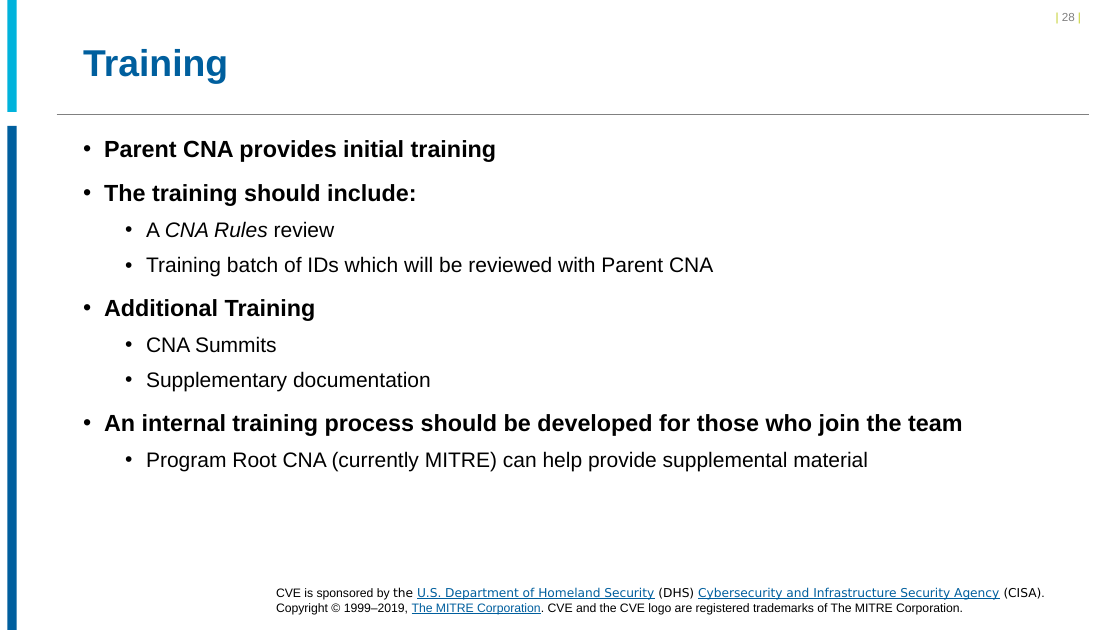
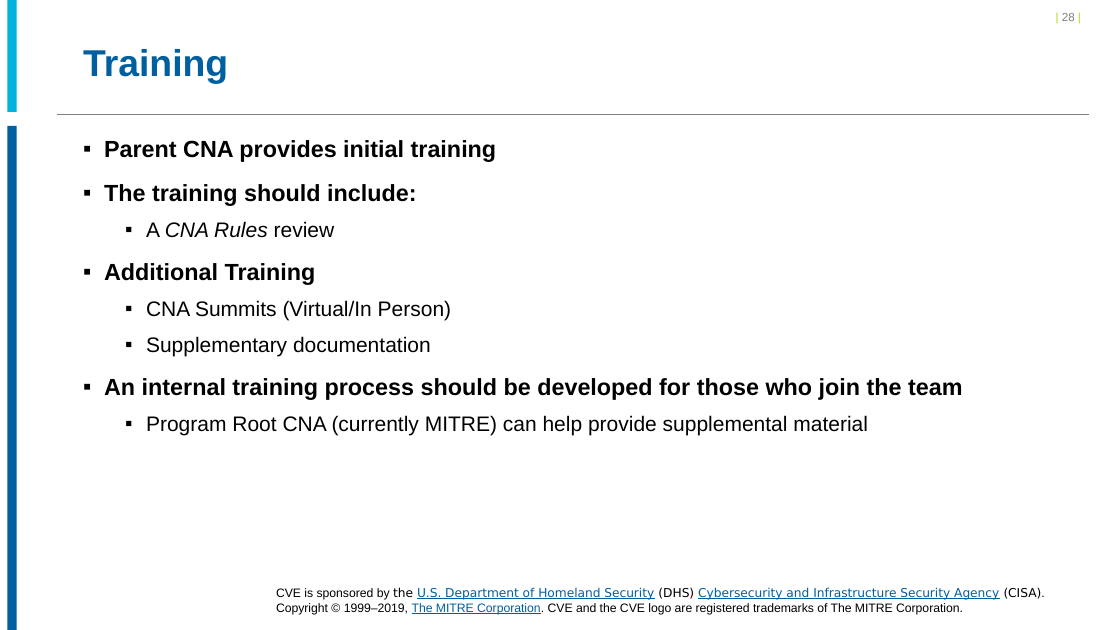
Before and after one commit to CVEProject/cveproject.github.io, a slide deck: slide 28 of docs/cna/Becoming_a_CNA.pptx. Drawn at 1120x630 pixels with LibreOffice and Linux fonts; fonts in the diff are those of the drawing; background and template pictures are left out. Boxes give left, top, right and bottom in pixels: in the first picture for what was removed or moved away, otherwise in the second. Text is boxed around its words. In the diff, an @@ line names an element or a change of style, - is before the commit and + after.

```diff
--- a/docs/cna/Becoming_a_CNA.pptx
+++ b/docs/cna/Becoming_a_CNA.pptx
@@ text at box(104, 140, 963, 436): bullet • to ▪ @@
@@ text at box(146, 256, 713, 277): paragraph removed @@
-  • Training batch of IDs which will be reviewed with Parent CNA
@@ text at box(146, 300, 451, 321): text changed @@
-  • CNA Summits
+  ▪ CNA Summits (Virtual/In Person)
```
Also in this commit, not shown: 24 other slides changed, 1 slide added, 12 slides removed.
